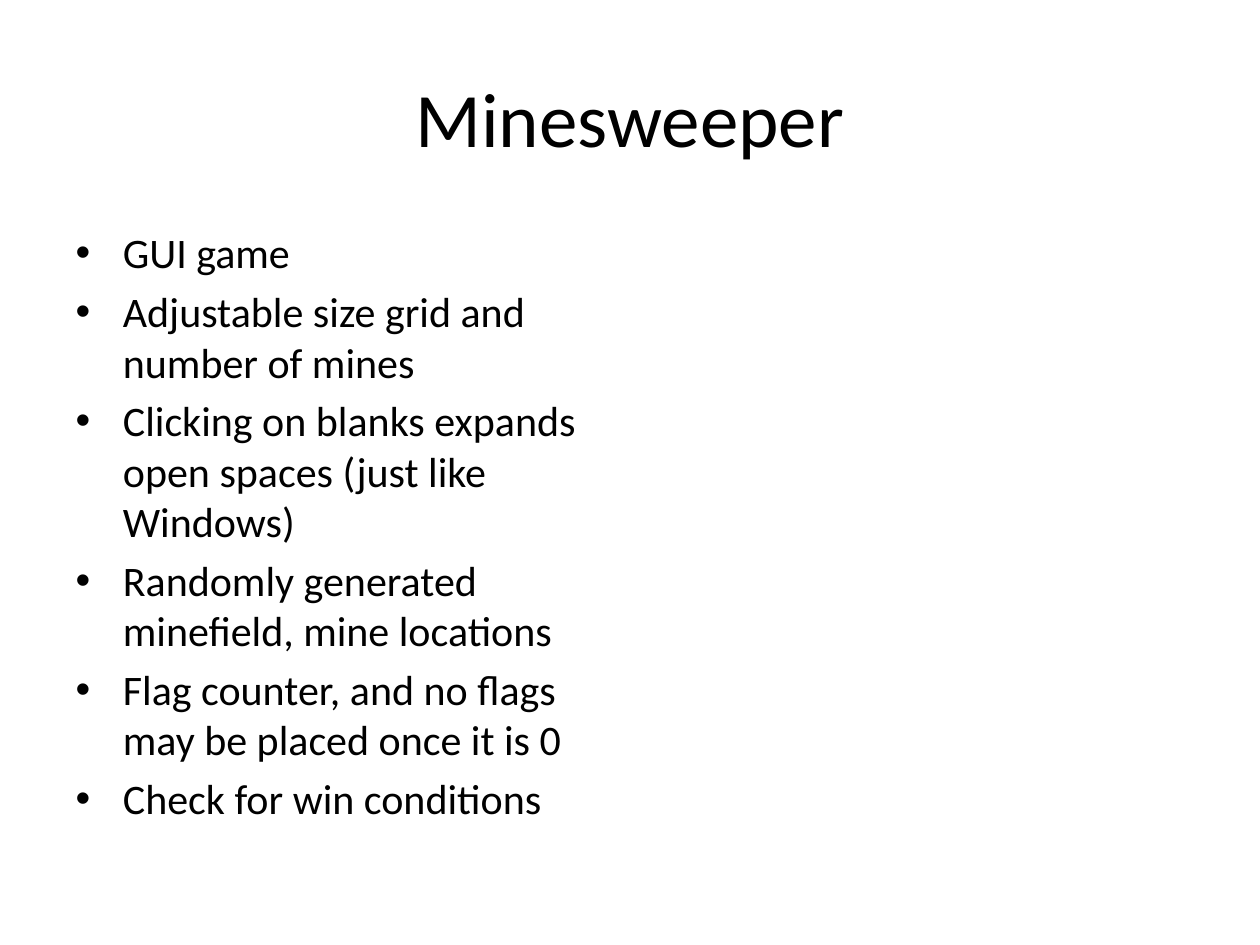
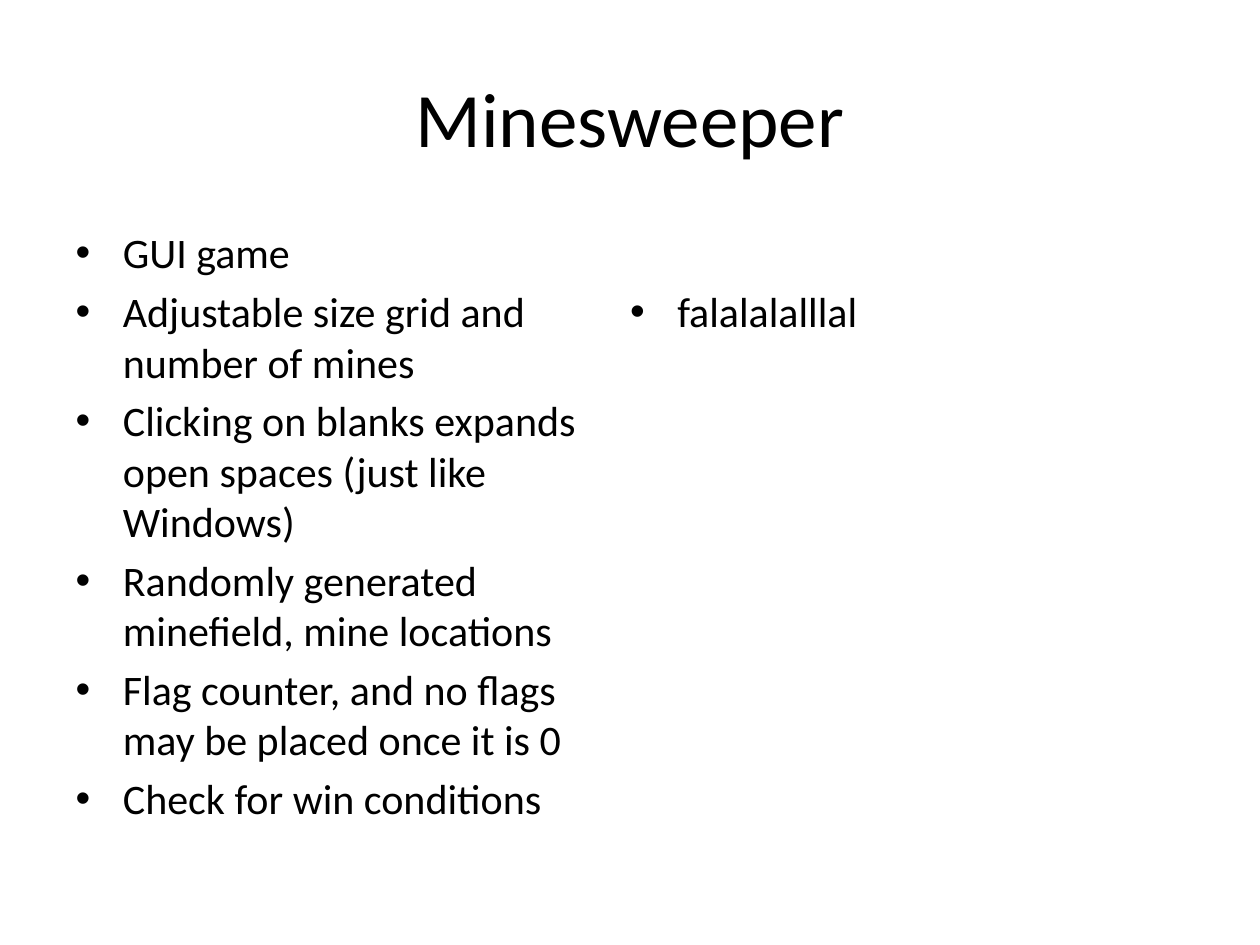
Before and after one commit to cdiss/Minesweeper, a slide deck: slide 1 of Presentation for class on 6-5.pptx. Drawn at 1260x945 pixels with LibreOffice and Linux fonts; fonts in the diff are those of the drawing. Boxes give left, top, right and bottom in pixels: in the first picture for what was removed or moved away, otherwise in the second. Text is boxed around its words. In the diff, an @@ line names an element or a change of style, - is before the commit and + after.

Commit message:
I am testing
testingggg

```diff
--- a/Presentation for class on 6-5.pptx
+++ b/Presentation for class on 6-5.pptx
@@ text at (x1=677, y1=297, x2=857, y2=328): paragraph added @@
+• falalalalllal
```
